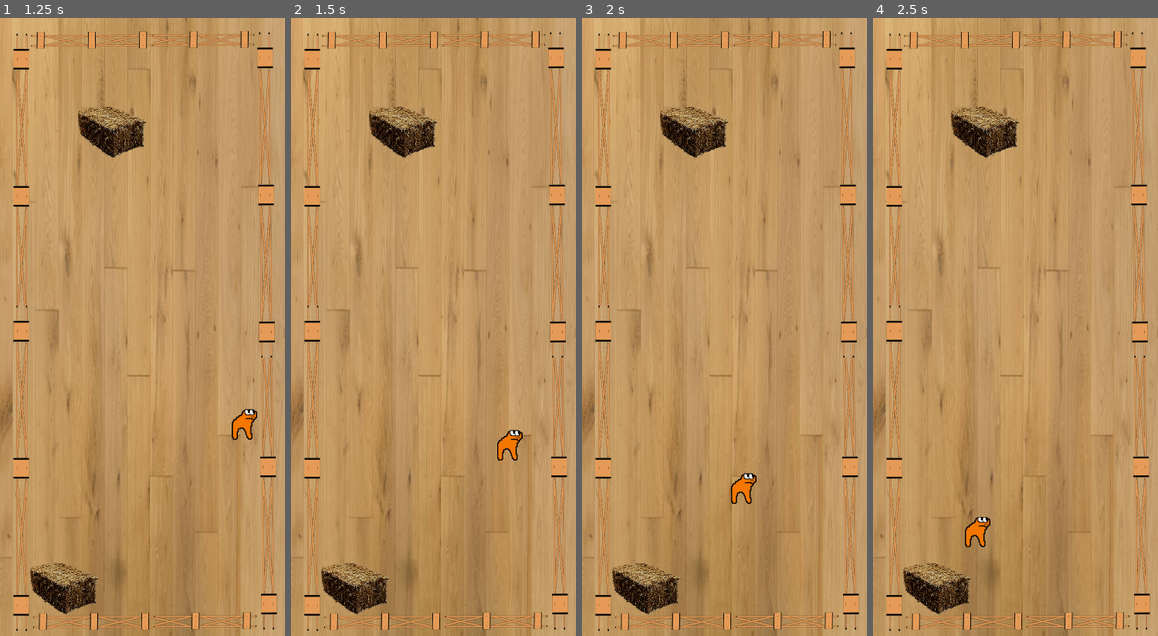
Above: before the commit, frames 1-4 (left to right).
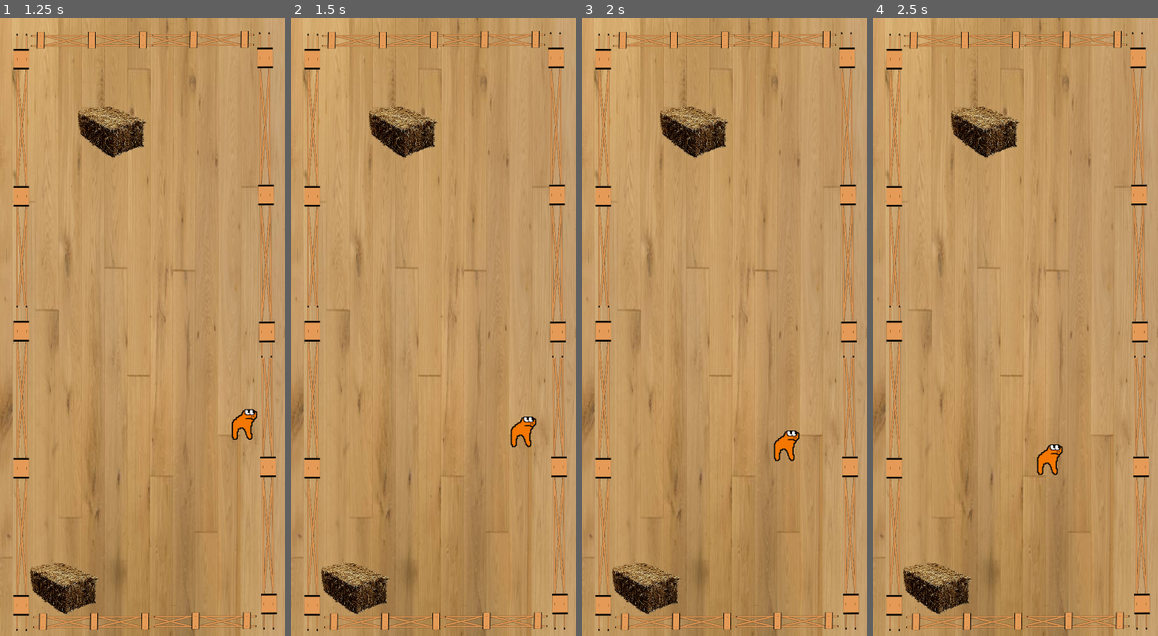
Above: after the commit, the same moments.

Repository: dan-ramos/Horses
Game: Godot game, scene res://main.tscn
Two runs of this game, one before a commit and one after it. Both use one fixed random seed, a clock stepped at 60 frames per second and the inputs below.
Inputs:
- Up to frame 1 (1.25 s): no input
- Up to frame 2 (1.5 s): no input
- Up to frame 3 (2 s): no input
- Up to frame 4 (2.5 s): no input

Frame 1 is identical in both runs. In frame 2, 0.5% of the frame differs, in the area x 72-87%, y 64-72%; in frame 3, 0.6%, in the area x 52-77%, y 66-79%; in frame 4, 0.6%.

Commit message:
horse selector implemented

Diff:
--- /dev/null
+++ b/CSSbutton.gd
@@ -0,0 +1,7 @@
+extends TextureButton
+
+@export var HorseName : String
+
+func choose():
+	HorseLoader.setHorse(HorseName)
+	get_tree().change_scene_to_file("res://main.tscn")
--- /dev/null
+++ b/SelectScene.tscn
@@ -0,0 +1,42 @@
+[gd_scene load_steps=6 format=3 uid="uid://bwsbwtkd7ri0e"]
+
+[ext_resource type="Texture2D" uid="uid://b5agg2kase8f7" path="res://Jovial.png" id="1_do6be"]
+[ext_resource type="Script" path="res://CSSbutton.gd" id="2_ntd1j"]
+[ext_resource type="Texture2D" uid="uid://be6vg87yjsgvd" path="res://Door.png" id="3_hkmvv"]
+
+[sub_resource type="Gradient" id="Gradient_tcm5j"]
+
+[sub_resource type="GradientTexture1D" id="GradientTexture1D_6mmkm"]
+gradient = SubResource("Gradient_tcm5j")
+
+[node name="SelectScene" type="Node2D"]
+
+[node name="Sprite2D" type="Sprite2D" parent="."]
+position = Vector2(736, 845.25)
+scale = Vector2(6.75, 1691.5)
+texture = SubResource("GradientTexture1D_6mmkm")
+
+[node name="TextureButton" type="TextureButton" parent="."]
+offset_left = 162.0
+offset_top = 739.0
+offset_right = 267.0
+offset_bottom = 867.0
+texture_normal = ExtResource("1_do6be")
+texture_pressed = ExtResource("1_do6be")
+texture_hover = ExtResource("1_do6be")
+script = ExtResource("2_ntd1j")
+HorseName = "Jovial"
+
+[node name="TextureButton2" type="TextureButton" parent="."]
+offset_left = 456.0
+offset_top = 734.0
+offset_right = 561.0
+offset_bottom = 862.0
+texture_normal = ExtResource("3_hkmvv")
+texture_pressed = ExtResource("3_hkmvv")
+texture_hover = ExtResource("3_hkmvv")
+script = ExtResource("2_ntd1j")
+HorseName = "Door"
+
+[connection signal="pressed" from="TextureButton" to="TextureButton" method="choose"]
+[connection signal="pressed" from="TextureButton2" to="TextureButton2" method="choose"]
--- /dev/null
+++ b/horse_loader.gd
@@ -0,0 +1,9 @@
+extends Node
+
+var myHorse = "Jovial"
+
+func setHorse(horse):
+	myHorse = horse
+
+func getHorse():
+	return myHorse
--- a/main.gd
+++ b/main.gd
@@ -1,11 +1,14 @@
 extends Node2D
+
 
 
 # Called when the node enters the scene tree for the first time.
 func _ready():
-	pass
+	var newhorse = load('res://' + HorseLoader.getHorse() + '.png')
+	$Horse/Sprite2D.texture = newhorse
 
 
 # Called every frame. 'delta' is the elapsed time since the previous frame.
 func _process(delta):
-	pass
+	if Input.is_action_just_pressed("ui_cancel"):
+		get_tree().quit()
--- a/main.tscn
+++ b/main.tscn
@@ -28,17 +28,17 @@
 [node name="Polygon2D" type="CollisionPolygon2D" parent="Wall"]
 polygon = PackedVector2Array(84, 82, 688, 82, 700, 1599, 265, 1596, 268, 1500, 164, 1462, 81, 1479, 79, 44, 37, 41, 34, 1650, 745, 1651, 737, 27, 80, 31)
 
-[node name="Jovial" type="CharacterBody2D" parent="."]
+[node name="Horse" type="CharacterBody2D" parent="."]
 position = Vector2(359, 895)
 scale = Vector2(0.652381, 0.640625)
 script = ExtResource("4_c2fdt")
 
-[node name="CollisionPolygon2D" type="CollisionPolygon2D" parent="Jovial"]
+[node name="CollisionPolygon2D" type="CollisionPolygon2D" parent="Horse"]
 polygon = PackedVector2Array(39.5, -64, -1.4, -64, -1.4, -62.9, -2.4, -61.9, -8.7, -61.9, -10.4, -58.5, -10.4, -54, -14 …(461 unchanged characters)…
 
-[node name="Sprite2D" type="Sprite2D" parent="Jovial"]
+[node name="Sprite2D" type="Sprite2D" parent="Horse"]
 texture = ExtResource("3_mguuw")
 
-[node name="AudioStreamPlayer" type="AudioStreamPlayer" parent="Jovial"]
+[node name="AudioStreamPlayer" type="AudioStreamPlayer" parent="Horse"]
 stream = ExtResource("5_3ddty")
 volume_db = -7.843
--- a/project.godot
+++ b/project.godot
@@ -15,6 +15,10 @@
 config/features=PackedStringArray("4.3", "Mobile")
 config/icon="res://icon.svg"
 
+[autoload]
+
+HorseLoader="*res://horse_loader.gd"
+
 [display]
 
 window/size/viewport_width=768
